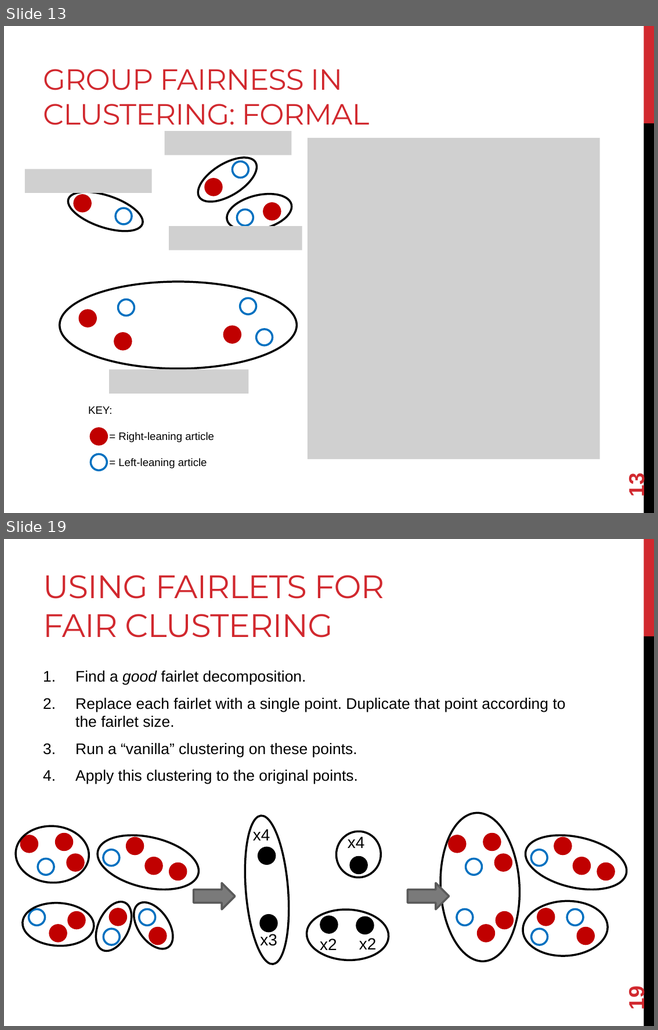
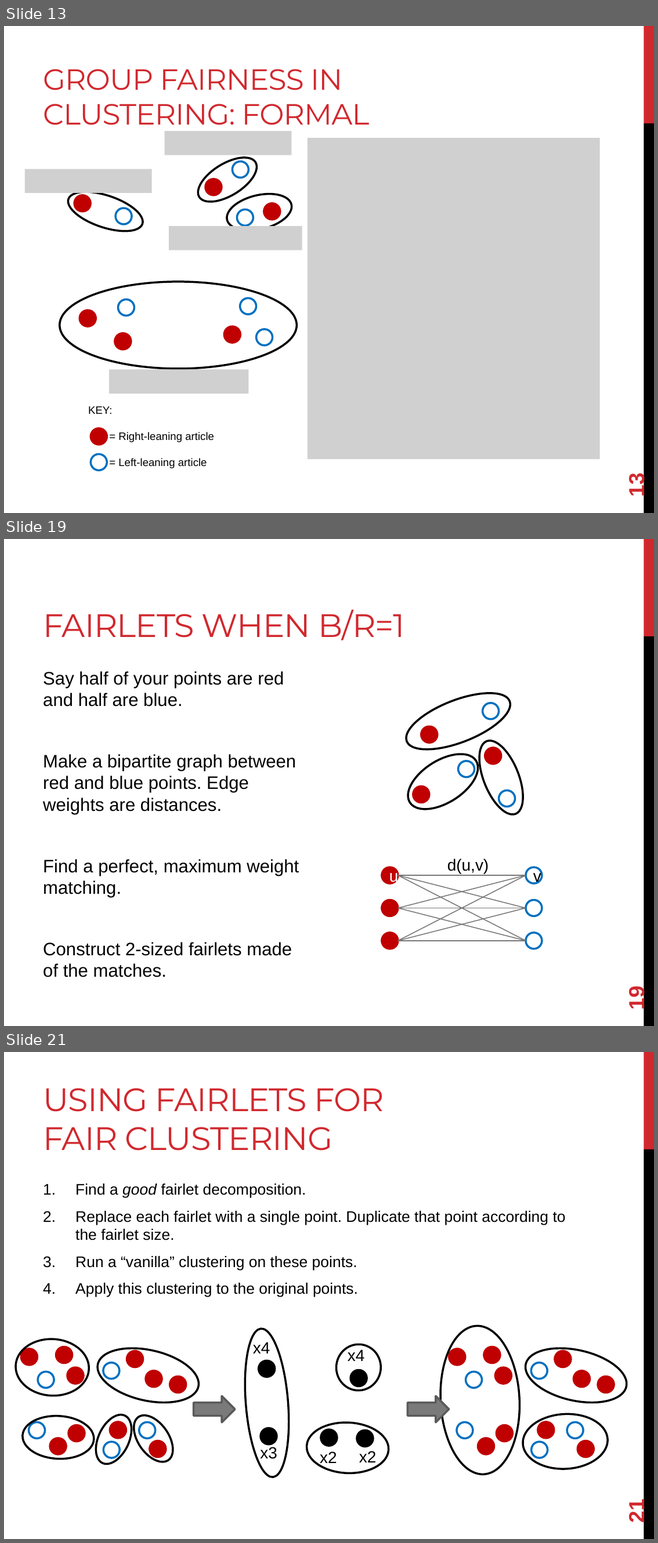
Before and after one commit to mech-design/mech-design.github.io, a slide deck: lecs/cmsc498t_s2022_lec23-24_knittel.pptx. Shown one above the other, each under a label of ours: slides 13 and 19 before the commit, slides 13, 19 and 21 after it; the slides between them are not shown. The pictures are 658x1030 and 658x1543 pixels, drawn with LibreOffice and Linux fonts; fonts in the diff are those of the drawing; grey boxes stand for pictures. Boxes give left, top, right and bottom in pixels: in the first picture for what was removed or moved away, otherwise in the second. Text is boxed around its words. In the diff, an @@ line names an element or a change of style, - is before the commit and + after.

```diff
--- a/lecs/cmsc498t_s2022_lec23-24_knittel.pptx
+++ b/lecs/cmsc498t_s2022_lec23-24_knittel.pptx
@@ slide 19 added at bbox=[4, 539, 654, 1026], background #FFFFFF; not listed: 2 template elements that a slide beside it also shows @@
@@ title added at bbox=[43, 610, 405, 641], 36 pt, text #D1282E @@
+FAIRLETS WHEN B/R=1
@@ text added at bbox=[43, 671, 299, 977], 20 pt, text #000000 @@
+Say half of your points are red and half are blue.
+Make a bipartite graph between red and blue points. Edge weights are distances.
+Find a perfect, maximum weight matching.
+Construct 2-sized fairlets made of the matches.
@@ ellipse added at bbox=[398, 682, 517, 761], outline #000000 2.25 pt @@
@@ ellipse added at bbox=[482, 703, 498, 719], fill #FFFFFF, outline #0070C0 2.25 pt @@
@@ ellipse added at bbox=[421, 727, 437, 743], fill #C00000, outline #C00000 2.25 pt @@
@@ ellipse added at bbox=[398, 743, 487, 820], outline #000000 2.25 pt @@
@@ ellipse added at bbox=[470, 734, 532, 820], outline #000000 2.25 pt @@
@@ ellipse added at bbox=[458, 761, 474, 777], fill #FFFFFF, outline #0070C0 2.25 pt @@
@@ ellipse added at bbox=[485, 748, 501, 764], fill #C00000, outline #C00000 2.25 pt @@
@@ ellipse added at bbox=[412, 787, 429, 803], fill #C00000, outline #C00000 2.25 pt @@
@@ ellipse added at bbox=[498, 790, 514, 806], fill #FFFFFF, outline #0070C0 2.25 pt @@
@@ ellipse added at bbox=[382, 867, 398, 884], fill #C00000, outline #C00000 2.25 pt, 18 pt, text #FFFFFF @@
+u
@@ text added at bbox=[447, 859, 489, 874], 18 pt, text #000000 @@
+d(u,v)
@@ ellipse added at bbox=[525, 867, 542, 884], fill #FFFFFF, outline #0070C0 2.25 pt, 18 pt, text #000000 @@
+v
@@ line added from (398, 875) to (525, 908), #777777 1 pt @@
@@ line added from (525, 875) to (398, 908), #777777 1 pt @@
@@ line added from (525, 941) to (398, 875), #777777 1 pt @@
@@ line added from (525, 875) to (398, 875), #777777 1 pt @@
@@ line added from (525, 875) to (398, 941), #777777 1 pt @@
@@ ellipse added at bbox=[382, 900, 398, 917], fill #C00000, outline #C00000 2.25 pt @@
@@ ellipse added at bbox=[525, 900, 542, 917], fill #FFFFFF, outline #0070C0 2.25 pt @@
@@ line added from (525, 908) to (398, 908), #777777 1 pt @@
@@ line added from (525, 941) to (398, 908), #777777 1 pt @@
@@ line added from (525, 908) to (398, 941), #777777 1 pt @@
@@ ellipse added at bbox=[382, 933, 398, 949], fill #C00000, outline #C00000 2.25 pt @@
@@ ellipse added at bbox=[525, 933, 542, 949], fill #FFFFFF, outline #0070C0 2.25 pt @@
@@ line added from (525, 941) to (398, 941), #777777 1 pt @@
@@ page number added at bbox=[624, 988, 648, 1009], 24 pt, text #D1282E, bold @@
+19
@@ what was slide 19 is now slide 21 @@
@@ page number at bbox=[624, 1501, 648, 1522]: text changed @@
-19
+21
```
Also in this commit, not shown: 6 slides changed, 1 other slide added, 2 other files.
